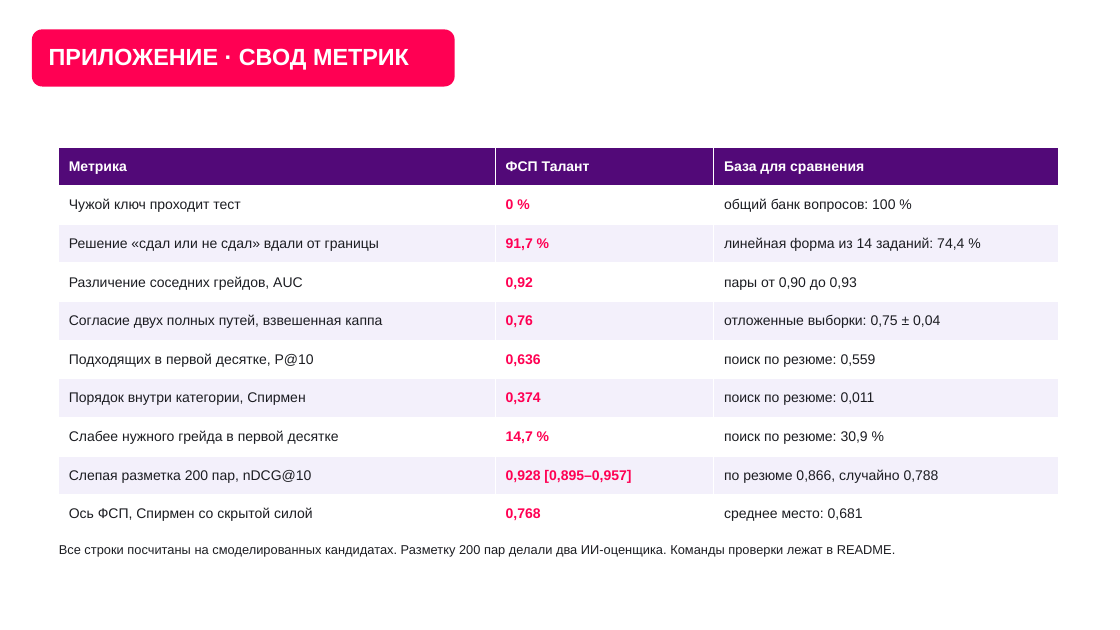
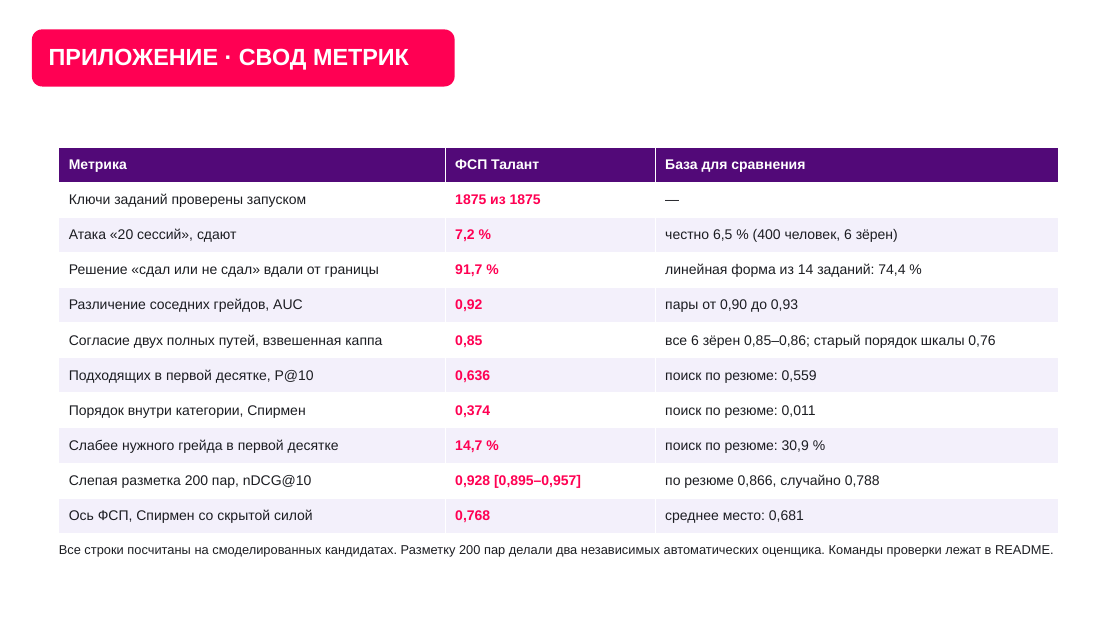
Before and after one commit to KonkovDV/fsp-talent, a slide deck: slide 31 of submission/03-presentation/FSP_Talent_presentation.pptx. Drawn at 1120x630 pixels with LibreOffice and Linux fonts; fonts in the diff are those of the drawing; background and template pictures are left out. Boxes give left, top, right and bottom in pixels: in the first picture for what was removed or moved away, otherwise in the second. Text is boxed around its words. In the diff, an @@ line names an element or a change of style, - is before the commit and + after.

```diff
--- a/submission/03-presentation/FSP_Talent_presentation.pptx
+++ b/submission/03-presentation/FSP_Talent_presentation.pptx
@@ table at [59, 147, 1059, 534] @@
-row 2: Чужой ключ проходит тест | 0 % | общий банк вопросов: 100 %
+row 2: Ключи заданий проверены запуском | 1875 из 1875 | —
+row 3: Атака «20 сессий», сдают | 7,2 % | честно 6,5 % (400 человек, 6 зёрен)
-row 6, column 2: 0,76
+row 6, column 2: 0,85
-row 6, column 3: отложенные выборки: 0,75 ± 0,04
+row 6, column 3: все 6 зёрен 0,85–0,86; старый порядок шкалы 0,76
@@ text at [59, 545, 1054, 557]: text changed @@
-Все строки посчитаны на смоделированных кандидатах. Разметку 200 пар делали два ИИ-оценщика. Команды проверки лежат в README.
+Все строки посчитаны на смоделированных кандидатах. Разметку 200 пар делали два независимых автоматических оценщика. Команды проверки лежат в README.
```
Also in this commit, not shown: 14 other slides changed, 1 other file.
